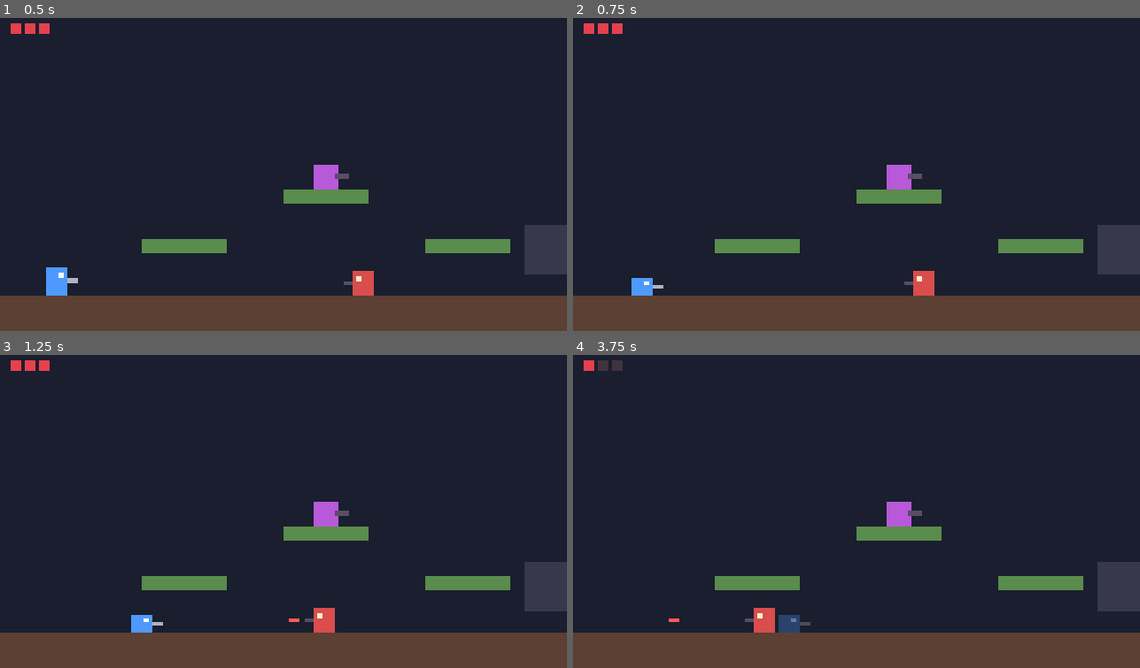
Above: before the commit, frames 1-4 (two rows, left to right).
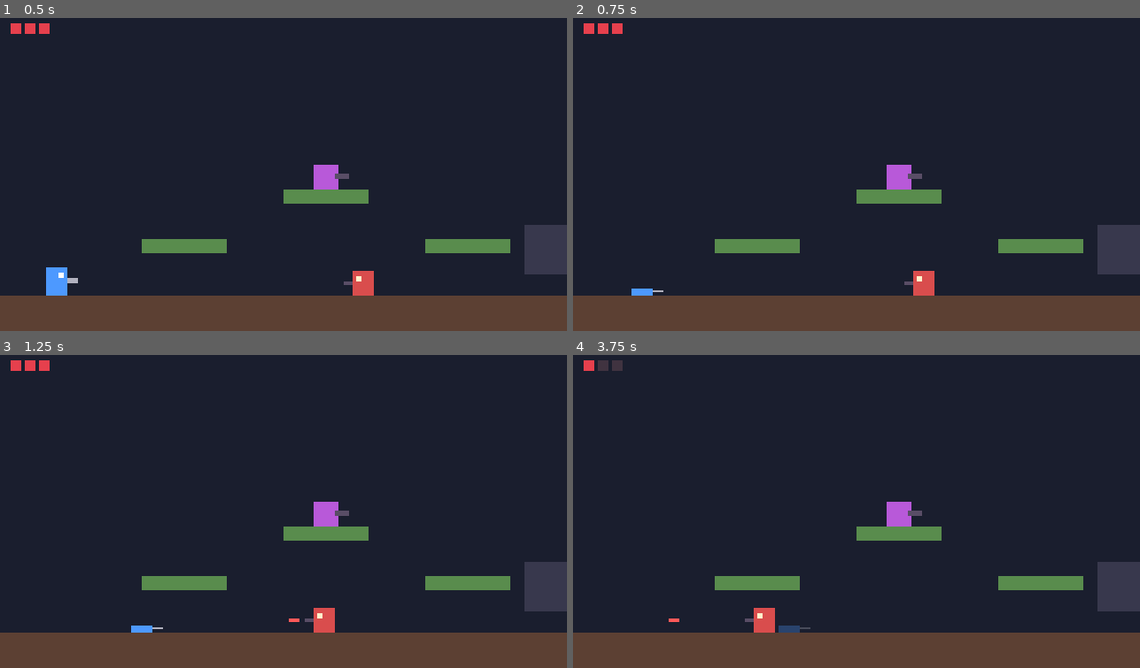
Above: after the commit, the same moments.

Repository: larrycxcx/zonebreaker-public
Game: Godot game, scene res://scenes/main.tscn
Two runs of this game, one before a commit and one after it. Both use one fixed random seed, a clock stepped at 60 frames per second and the inputs below.
Inputs:
- Up to frame 1 (0.5 s): no input
- Up to frame 2 (0.75 s): hold D (move_right) from 0.53 s (still down); hold S (crouch) from 0.53 s (still down)
- Up to frame 3 (1.25 s): keep holding D (move_right); keep holding S (crouch); tap Space (jump) at 0.77 s
- Up to frame 4 (3.75 s): release S (crouch) at 1.28 s; tap S (crouch) at 1.35, 2.3, 2.85 s; tap Space (jump) at 1.52, 3.02 s; release D (move_right) at 2.03 s; hold A (move_left) 2.03-2.78 s; hold J (shoot) 2.03-2.78 s; hold D (move_right) from 2.78 s (still down); hold S (crouch) from 3.53 s (still down)

Frame 1 is identical in both runs. In frame 2, 0.2% of the frame differs, in the area x 10-16%, y 83-88%; in frame 3, 0.2%; in frame 4, 0.2%.

Commit message:
Lower the crouch to a prone height so enemy bullets fly overhead
Enemy bullets travel 6-8px above the ground (muzzle at the enemy's
midline), so the crouched body had to shrink below 6px to dodge them.
Crouch height goes from 10 to 4px, keeping 2px of clearance.

HeadCheck's size and position are now derived from the height constants
in _ready() instead of being hardcoded for the old 10px crouch.

Tests: crouch assertions read the constants, and two new cases fire a
turret and a walker at a prone player, check the bullets actually pass
it, and confirm that standing up again gets it hit. Reverting the height
to 10 fails both.

Co-Authored-By: Claude Opus 5 <noreply@anthropic.com>

Diff:
--- a/scenes/player.tscn
+++ b/scenes/player.tscn
@@ -12,7 +12,8 @@
 size = Vector2(14, 18)
 
 [sub_resource type="RectangleShape2D" id="RectangleShape2D_3"]
-size = Vector2(11, 6)
+resource_local_to_scene = true
+size = Vector2(11, 12)
 
 [node name="Player" type="CharacterBody2D" groups=["player"]]
 collision_layer = 2
@@ -32,7 +33,7 @@
 shape = SubResource("RectangleShape2D_2")
 
 [node name="HeadCheck" type="ShapeCast2D" parent="."]
-position = Vector2(0, -5)
+position = Vector2(0, -2)
 enabled = false
 shape = SubResource("RectangleShape2D_3")
 target_position = Vector2(0, 0)
--- a/scripts/player.gd
+++ b/scripts/player.gd
@@ -40,7 +40,8 @@
 
 ## 站立/蹲下的碰撞体高度。脚底位置不变，只压低头顶。
 const STAND_HEIGHT := 16.0
-const CROUCH_HEIGHT := 10.0
+## 敌人子弹离地面只有 6~8px（枪口在敌人身体中线），趴下后必须矮于 6px 才躲得开，取 4px 留 2px 余量。
+const CROUCH_HEIGHT := 4.0
 const HURTBOX_STAND_HEIGHT := 18.0
 
 var facing := 1
@@ -64,6 +65,11 @@
 func _ready() -> void:
 	health = max_health
 	health_changed.emit(health, max_health)
+	# HeadCheck 正好覆盖「站起来需要多出来的那段空间」：从站立头顶到趴下后的头顶。
+	# 按常量算而不是写死在场景里，改下蹲高度时不会不同步。
+	var headroom := STAND_HEIGHT - CROUCH_HEIGHT
+	(_head_check.shape as RectangleShape2D).size.y = headroom
+	_head_check.position.y = -STAND_HEIGHT / 2.0 + headroom / 2.0
 
 
 func _physics_process(delta: float) -> void:
--- a/tests/test_crouch.gd
+++ b/tests/test_crouch.gd
@@ -26,10 +26,10 @@
 
 	Input.action_press("crouch")
 	await frames(3)
-	check("crouches on the ground", player.is_crouching and shape_height() == 10.0, str(shape_height()))
+	check("crouches on the ground", player.is_crouching and shape_height() == Player.CROUCH_HEIGHT, str(shape_height()))
 	check("feet stay exactly put", absf(feet_y() - standing_feet) < 0.5, "%.2f -> %.2f" % [standing_feet, feet_y()])
-	check("hurtbox shrinks as well", (player._hurtbox_shape.shape as RectangleShape2D).size.y == 12.0, str((player._hurtbox_shape.shape as RectangleShape2D).size.y))
-	check("visual is squashed and lowered", is_equal_approx(player._visual.scale.y, 0.625) and is_equal_approx(player._visual.position.y, 3.0), "%s %s" % [player._visual.scale, player._visual.position])
+	check("hurtbox shrinks as well", (player._hurtbox_shape.shape as RectangleShape2D).size.y == Player.HURTBOX_STAND_HEIGHT - (Player.STAND_HEIGHT - Player.CROUCH_HEIGHT), str((player._hurtbox_shape.shape as RectangleShape2D).size.y))
+	check("visual is squashed and lowered", is_equal_approx(player._visual.scale.y, Player.CROUCH_HEIGHT / Player.STAND_HEIGHT) and is_equal_approx(player._visual.position.y, (Player.STAND_HEIGHT - Player.CROUCH_HEIGHT) / 2.0), "%s %s" % [player._visual.scale, player._visual.position])
 	check("still standing on the floor", player.is_on_floor())
 
 	Input.action_release("crouch")
@@ -85,7 +85,7 @@
 
 	Input.action_release("crouch")
 	await frames(20)
-	check("cannot stand up under the low ceiling", player.is_crouching and shape_height() == 10.0, str(shape_height()))
+	check("cannot stand up under the low ceiling", player.is_crouching and shape_height() == Player.CROUCH_HEIGHT, str(shape_height()))
 	check("head check reports blocked", player._head_blocked())
 
 	var y_before := player.global_position.y
@@ -159,3 +159,51 @@
 	check("can still shoot while crouched", shots.size() == 1, str(shots.size()))
 	if shots.size() == 1:
 		check("the shot comes out of the lowered muzzle", absf(shots[0].global_position.y - muzzle_crouching) < 6.0, str(shots[0].global_position))
+
+
+## 敌人子弹离地面只有 6~8px，趴下的玩家必须矮到让它们从头顶飞过去。
+## 这两条用例同时确认「子弹确实飞过了玩家所在位置」，否则没开火也会误判为躲开了。
+func _assert_crouch_dodges(enemy_name: String, enemy_pos: Vector2, facing: int) -> void:
+	await reset_scene(true)
+	keep_only_enemies([enemy_name])
+	var enemy: Enemy = main.get_node("Enemies/" + enemy_name)
+	await frames(10)
+	enemy.global_position = enemy_pos
+	enemy.facing = facing
+	enemy._visual.scale.x = facing
+	if enemy is EnemyWalker:
+		(enemy as EnemyWalker).move_speed = 0.0
+		(enemy as EnemyWalker)._apply_facing()
+	player.global_position = enemy_pos + Vector2(70 * facing, -1)
+	player.velocity = Vector2.ZERO
+	Input.action_press("crouch")
+	await frames(10)
+	check(enemy_name + ": player is lying down", player.is_crouching and player.is_on_floor())
+
+	var passed_player := false
+	for i in 150:
+		await tree.physics_frame
+		for bullet in bullets(16):
+			if signf(player.global_position.x - bullet.global_position.x) == float(facing):
+				continue
+			passed_player = true
+	check(enemy_name + ": bullets fly past the player", passed_player)
+	check(enemy_name + ": lying down dodges every bullet", player.health == 3, str(player.health))
+
+	# 对照组：站起来就会中弹，证明躲开靠的是高度而不是别的原因。
+	Input.action_release("crouch")
+	await frames(3)
+	check(enemy_name + ": player stands up again", not player.is_crouching)
+	for i in 150:
+		await tree.physics_frame
+		if player.health < 3:
+			break
+	check(enemy_name + ": standing up gets the player hit", player.health < 3, str(player.health))
+
+
+func test_lying_down_dodges_turret_fire() -> void:
+	await _assert_crouch_dodges("Turret1", Vector2(580, 153), -1)
+
+
+func test_lying_down_dodges_walker_fire() -> void:
+	await _assert_crouch_dodges("Walker1", Vector2(250, 153), -1)
